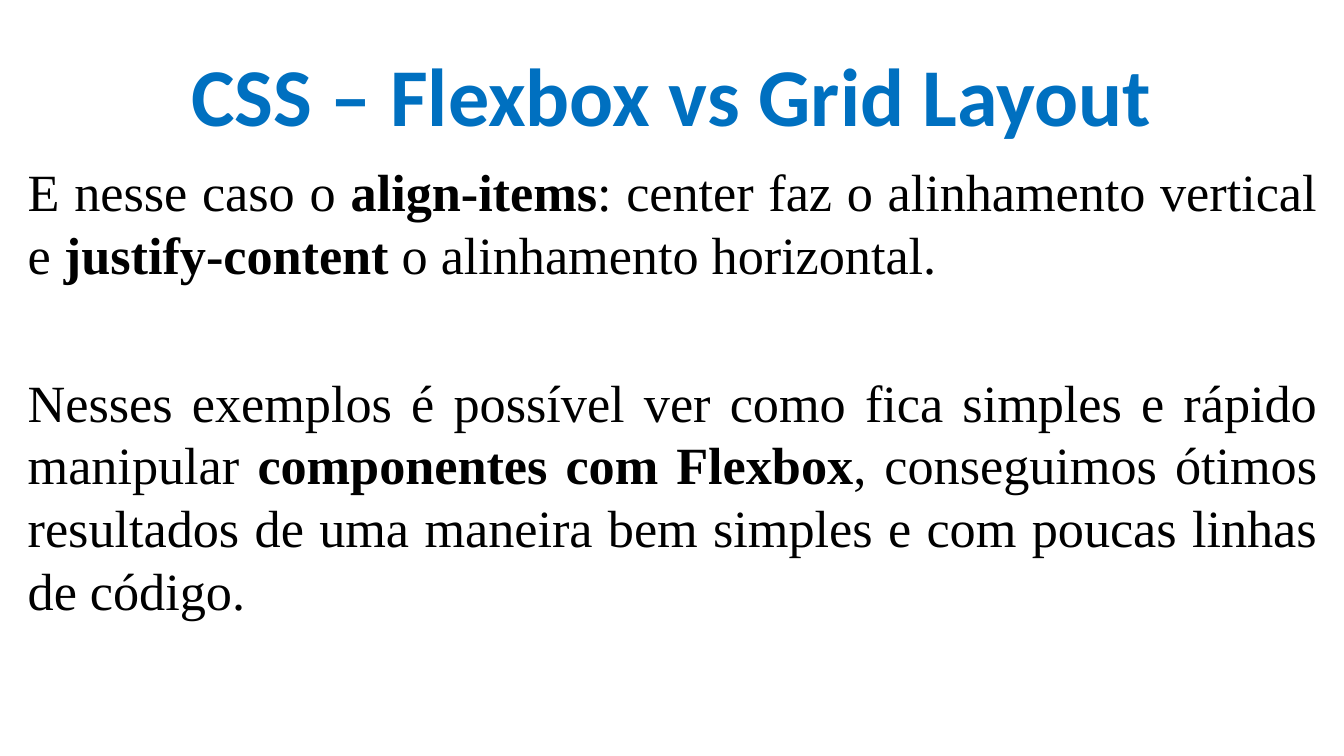
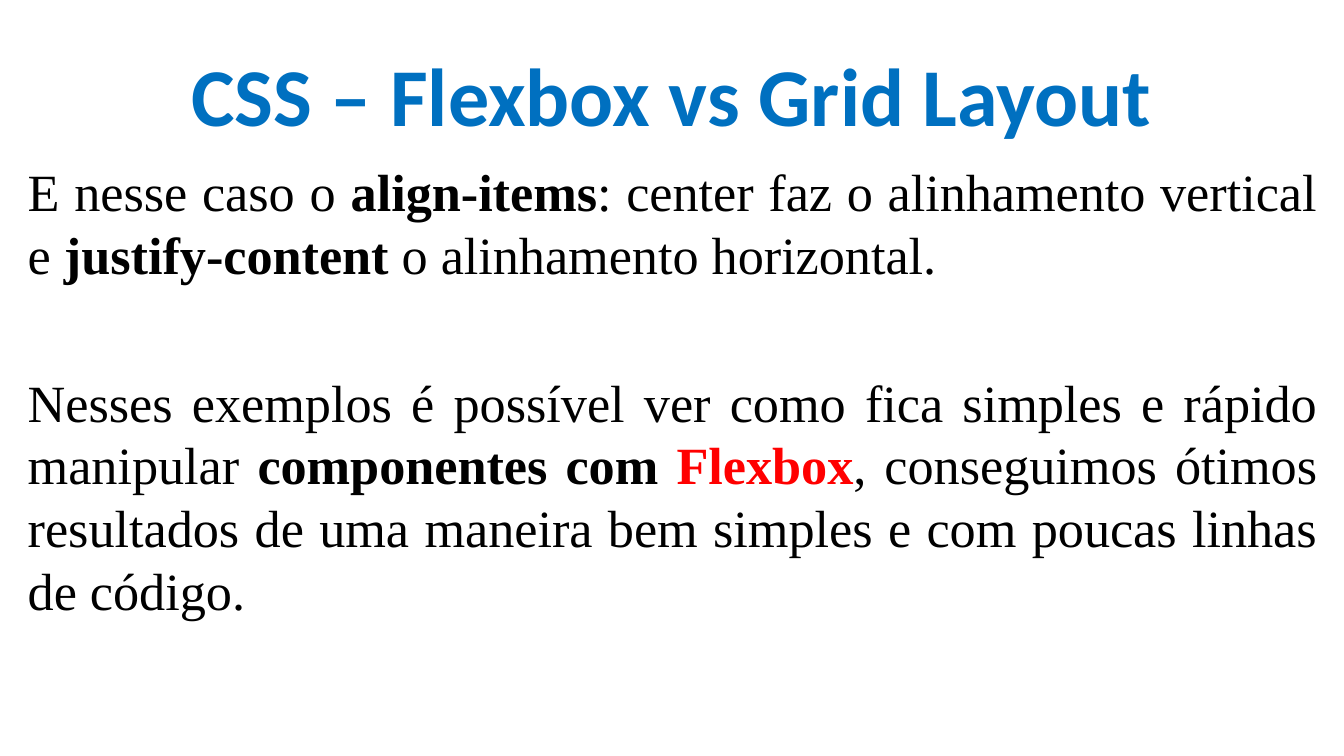
Before and after one commit to CloudEducationBrazil/WydenDesenvolvimentoWebPHP, a slide deck: slide 27 of 01 Classes/Aula 06 Desenvolvimento Web PHP - CSS.pptx. Drawn at 1344x756 pixels with LibreOffice and Linux fonts; fonts in the diff are those of the drawing; background and template pictures are left out. Boxes give left, top, right and bottom in pixels: in the first picture for what was removed or moved away, otherwise in the second. Text is boxed around its words. In the diff, an @@ line names an element or a change of style, - is before the commit and + after.

```diff
--- a/01 Classes/Aula 06 Desenvolvimento Web PHP - CSS.pptx
+++ b/01 Classes/Aula 06 Desenvolvimento Web PHP - CSS.pptx
@@ text at [28,385,1317,621]: text colour #000000 to #FF0000 in "Flexbox," @@
```
Also in this commit, not shown: 5 other slides changed, 1 other file.
